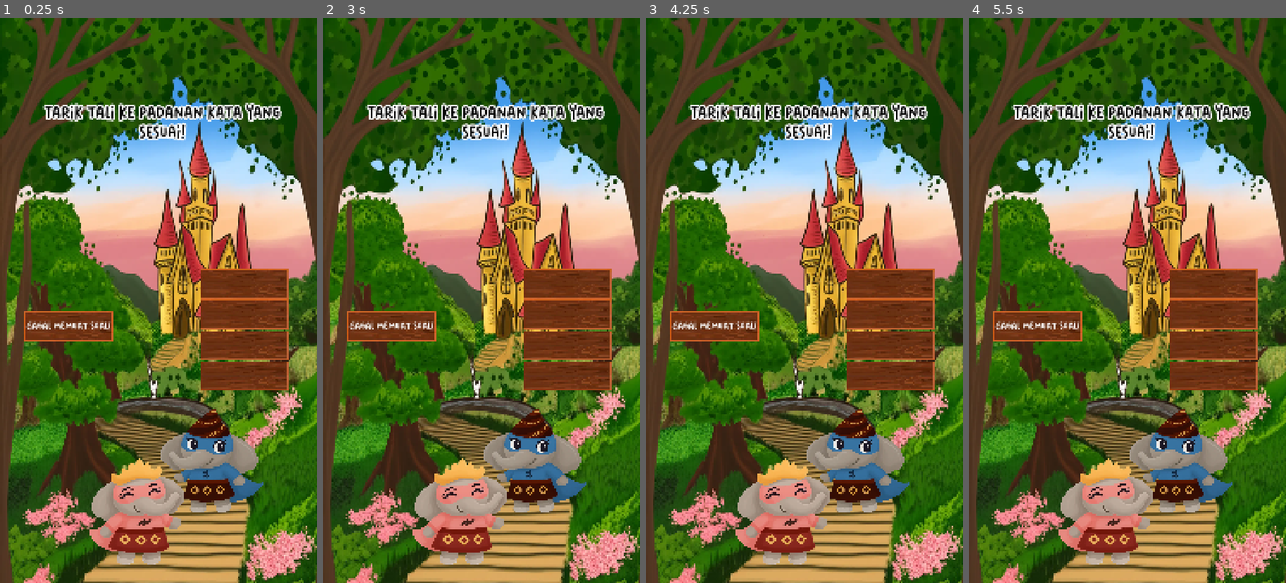
Above: before the commit, frames 1-4 (left to right).
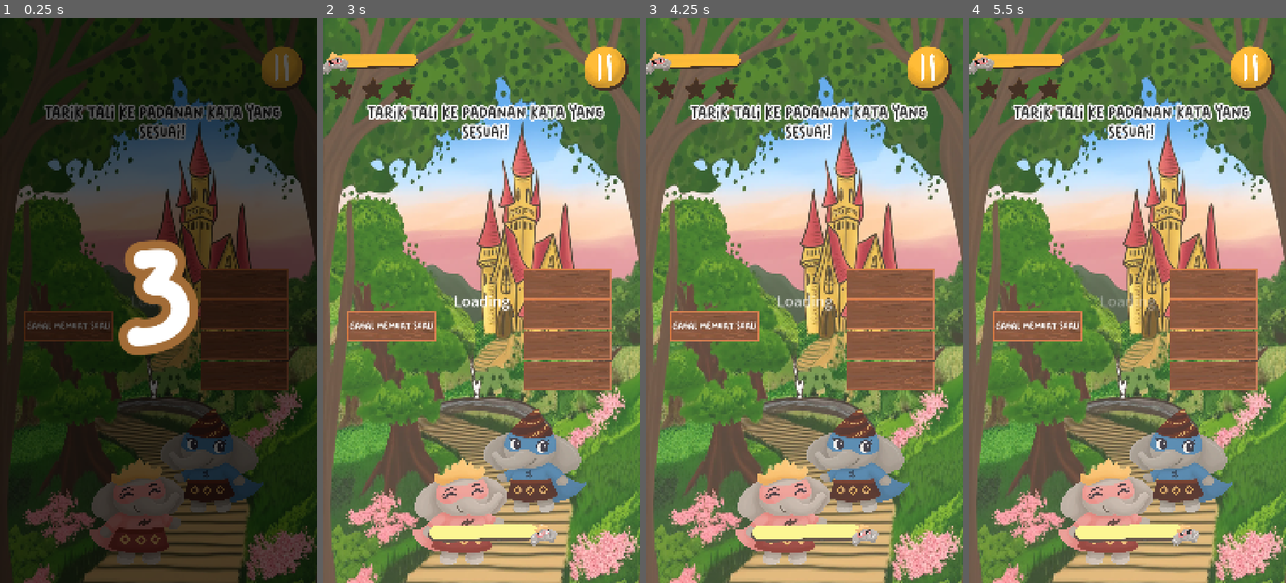
Above: after the commit, the same moments.

Repository: Edo-Bagus/jelajah-bastera
Game: Godot game, scene res://scenes/kerajaan bastera/kerajaan_bastera.tscn
The game is run twice, just before and just after one commit, with the same random seed, the same clock (stepped at 60 frames per second) and the same inputs. This scene is started directly instead of the project's main scene.
Inputs (mouse positions are in pixels of both pictures, inside the frame that each line leads up to):
- Up to frame 1 (0.25 s): no input
- Up to frame 2 (3 s): tap Enter at 0.5 s; move the mouse to (551, 272) at 0.52 s; click (551, 272) at 0.67 s; click (605, 68) at 1.27 s; drag from (418, 328) to (465, 413) at 2.02 s; move the mouse to (513, 176) at 2.77 s; click (513, 176) at 2.92 s
- Up to frame 3 (4.25 s): drag from (788, 413) to (709, 215) at 3.52 s
- Up to frame 4 (5.5 s): move the mouse to (1222, 385) at 4.27 s; click (1222, 385) at 4.42 s; drag from (1032, 215) to (1079, 159) at 5.02 s

The runs differ from the first frame. In frame 1, 98% of the frame differs, in the area x 0-100%, y 0-100%; in frame 2, 83%; in frame 3, 83%; in frame 4, 83%.

Commit message:
fetch  : fix timer

Diff:
--- a/scenes/desa eja/desa_eja.tscn
+++ b/scenes/desa eja/desa_eja.tscn
@@ -217,7 +217,6 @@
 autowrap_mode = 3
 
 [node name="General" parent="." instance=ExtResource("2_tvqiy")]
-visible = false
 layout_mode = 1
 timer_duration = 75.0
 
--- a/scenes/final score/Final Score.tscn
+++ b/scenes/final score/Final Score.tscn
@@ -238,6 +238,7 @@
 vertical_alignment = 1
 
 [node name="KBBIButton" type="TextureButton" parent="Panel"]
+layout_mode = 0
 offset_left = 107.0
 offset_top = 1444.0
 offset_right = 456.0
@@ -265,6 +266,7 @@
 vertical_alignment = 1
 
 [node name="EYDVButton" type="TextureButton" parent="Panel"]
+layout_mode = 0
 offset_left = 479.0
 offset_top = 1443.0
 offset_right = 828.0
--- a/scenes/kerajaan bastera/kerajaan_bastera.tscn
+++ b/scenes/kerajaan bastera/kerajaan_bastera.tscn
@@ -201,7 +201,6 @@
 texture = SubResource("CompressedTexture2D_38pc6")
 
 [node name="General" parent="." instance=ExtResource("2_rb7am")]
-visible = false
 layout_mode = 1
 timer_duration = 75.0
 
